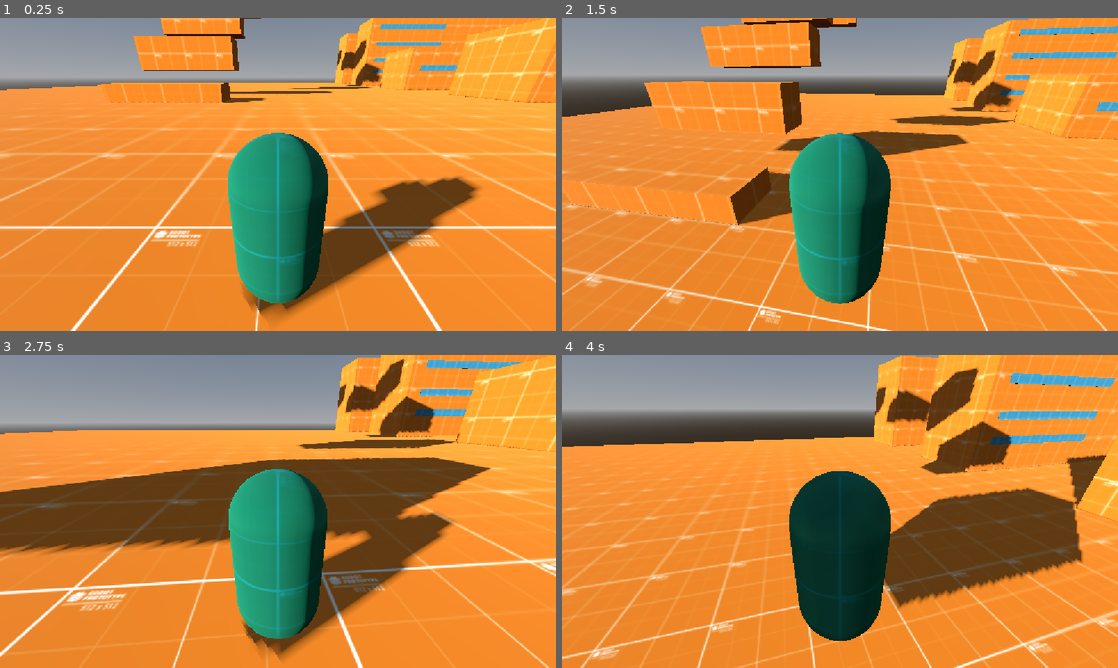
Above: before the commit, frames 1-4 (two rows, left to right).
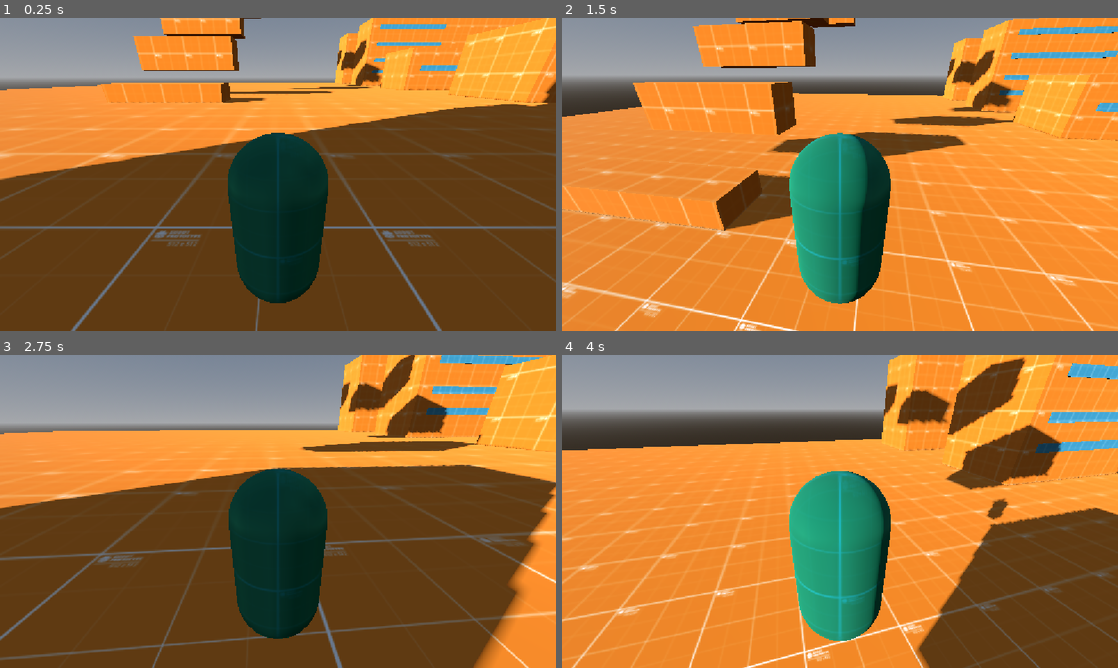
Above: after the commit, the same moments.

Repository: MauroMelender/ProtoProyectGensaku
Game: Godot game, scene res://Test Folder 0.1/escena_testeo.tscn
Two runs of this game, one before a commit and one after it. Both use one fixed random seed, a clock stepped at 60 frames per second and the inputs below.
Inputs (mouse positions are in pixels of both pictures, inside the frame that each line leads up to):
- Up to frame 1 (0.25 s): no input
- Up to frame 2 (1.5 s): tap Enter (ui_accept) at 0.5, 0.77 s; move the mouse to (867, 174) at 0.52 s; hold W (ui_up) from 0.53 s (still down); tap Q (dash) at 0.6, 1.35 s; move the mouse to (812, 174) at 1.27 s
- Up to frame 3 (2.75 s): keep holding W (ui_up); tap Enter (ui_accept) at 1.52 s; move the mouse to (289, 505) at 2.02 s; tap Q (dash) at 2.1 s
- Up to frame 4 (4 s): keep holding W (ui_up); move the mouse to (834, 517) at 2.77 s; tap Q (dash) at 2.85, 3.6 s; tap Enter (ui_accept) at 3.02, 3.77 s; move the mouse to (878, 514) at 3.52 s

The runs differ from the first frame. In frame 1, 57% of the frame differs, in the area x 0-100%, y 19-100%; in frame 2, 13%; in frame 3, 51%; in frame 4, 41%.

Commit message:
Mini fix

Diff:
--- a/Test Folder 0.1/Player/Movement.gd
+++ b/Test Folder 0.1/Player/Movement.gd
@@ -1,7 +1,7 @@
 extends CharacterBody3D
 
 # --- PARÁMETROS CONFIGURABLES ---
-@export var SPEED: float = 4.0
+@export var SPEED: float = 6.0
 @export var ACCEL: float = 12.0
 @export var FRICTION: float = 20.0
 @export var JUMP_VELOCITY: float = 6.0
--- a/Test Folder 0.1/escena_testeo.tscn
+++ b/Test Folder 0.1/escena_testeo.tscn
@@ -164,13 +164,23 @@
 shape = SubResource("ConvexPolygonShape3D_mktut")
 
 [node name="Muro6" type="MeshInstance3D" parent="Zona_pruebas/Obstaculos/Muros" unique_id=1364859191]
-transform = Transform3D(0.40407473, 0, -0.91472596, 0, 1, 0, 0.91472596, 0, 0.40407473, -7.6921024, 4.501404, 45.725487)
+transform = Transform3D(0.40407473, 0, -0.91472596, 0, 1, 0, 0.91472596, 0, 0.40407473, -20.840458, 4.501404, 45.725487)
 material_override = SubResource("StandardMaterial3D_khhxn")
 mesh = SubResource("BoxMesh_2dbdm")
 
 [node name="StaticBody3D" type="StaticBody3D" parent="Zona_pruebas/Obstaculos/Muros/Muro6" unique_id=664546166]
 
 [node name="CollisionShape3D" type="CollisionShape3D" parent="Zona_pruebas/Obstaculos/Muros/Muro6/StaticBody3D" unique_id=935411385]
+shape = SubResource("ConvexPolygonShape3D_mktut")
+
+[node name="Muro7" type="MeshInstance3D" parent="Zona_pruebas/Obstaculos/Muros" unique_id=751690976]
+transform = Transform3D(-0.4610122, 0, 0.88739395, 0, 1, 0, -0.88739395, 0, -0.4610122, -10.6194725, 4.501404, 41.40113)
+material_override = SubResource("StandardMaterial3D_khhxn")
+mesh = SubResource("BoxMesh_2dbdm")
+
+[node name="StaticBody3D" type="StaticBody3D" parent="Zona_pruebas/Obstaculos/Muros/Muro7" unique_id=76739797]
+
+[node name="CollisionShape3D" type="CollisionShape3D" parent="Zona_pruebas/Obstaculos/Muros/Muro7/StaticBody3D" unique_id=979365760]
 shape = SubResource("ConvexPolygonShape3D_mktut")
 
 [node name="Muro3" type="MeshInstance3D" parent="Zona_pruebas/Obstaculos/Muros" unique_id=1133882218]
@@ -350,13 +360,23 @@
 shape = SubResource("ConvexPolygonShape3D_ja3km")
 
 [node name="Running2" type="MeshInstance3D" parent="Zona_pruebas/Obstaculos/WallRunning" unique_id=669837303]
-transform = Transform3D(0.40505975, -0.015227575, -0.9141635, 0.027740363, 0.99960566, -0.004359246, 0.9138691, -0.023593483, 0.4053223, -5.8018956, 4.924146, 43.262222)
+transform = Transform3D(0.40505975, -0.015227575, -0.9141635, 0.027740363, 0.99960566, -0.004359246, 0.9138691, -0.023593483, 0.4053223, -18.950253, 4.924146, 43.262222)
 material_override = ExtResource("3_mktut")
 mesh = SubResource("BoxMesh_ja3km")
 
 [node name="StaticBody3D" type="StaticBody3D" parent="Zona_pruebas/Obstaculos/WallRunning/Running2" unique_id=2082636573 groups=["WallRunFlat"]]
 
 [node name="CollisionShape3D" type="CollisionShape3D" parent="Zona_pruebas/Obstaculos/WallRunning/Running2/StaticBody3D" unique_id=335070858]
+shape = SubResource("ConvexPolygonShape3D_ja3km")
+
+[node name="Running3" type="MeshInstance3D" parent="Zona_pruebas/Obstaculos/WallRunning" unique_id=317715654]
+transform = Transform3D(-0.46194115, 0.016686575, 0.8867537, 0.027740363, 0.99960566, -0.0043592458, -0.88647646, 0.022585168, -0.46222174, -12.350412, 4.924146, 43.978806)
+material_override = ExtResource("3_mktut")
+mesh = SubResource("BoxMesh_ja3km")
+
+[node name="StaticBody3D" type="StaticBody3D" parent="Zona_pruebas/Obstaculos/WallRunning/Running3" unique_id=186264420 groups=["WallRunFlat"]]
+
+[node name="CollisionShape3D" type="CollisionShape3D" parent="Zona_pruebas/Obstaculos/WallRunning/Running3/StaticBody3D" unique_id=511270514]
 shape = SubResource("ConvexPolygonShape3D_ja3km")
 
 [node name="Player" parent="." unique_id=1106884710 instance=ExtResource("2_2dbdm")]
